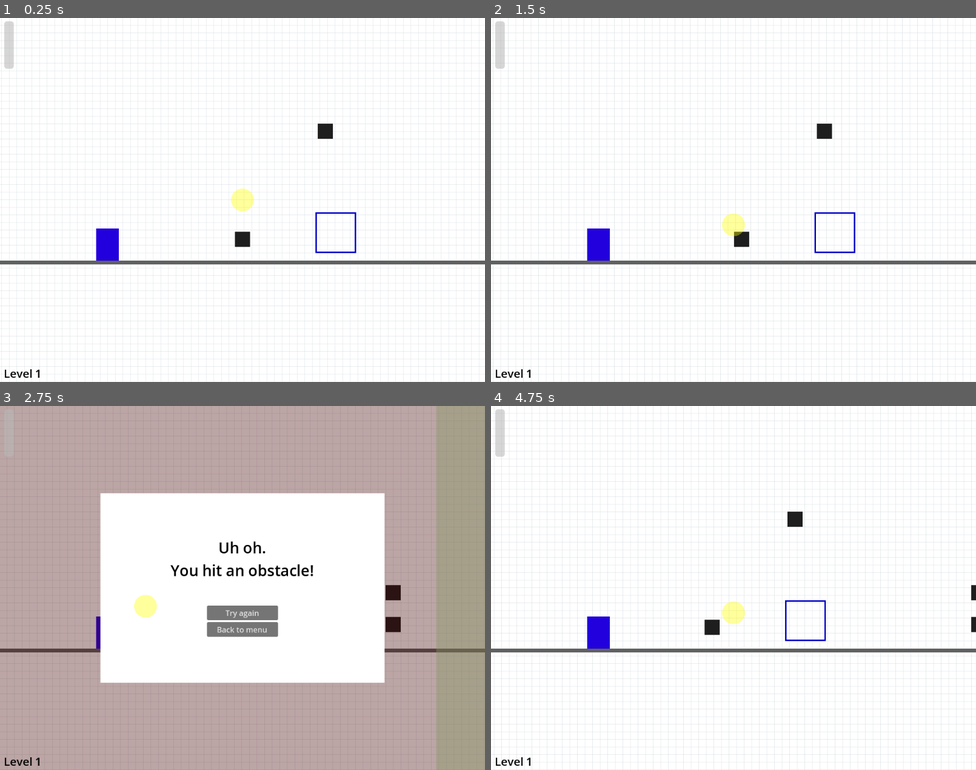
Above: before the commit, frames 1-4 (two rows, left to right).
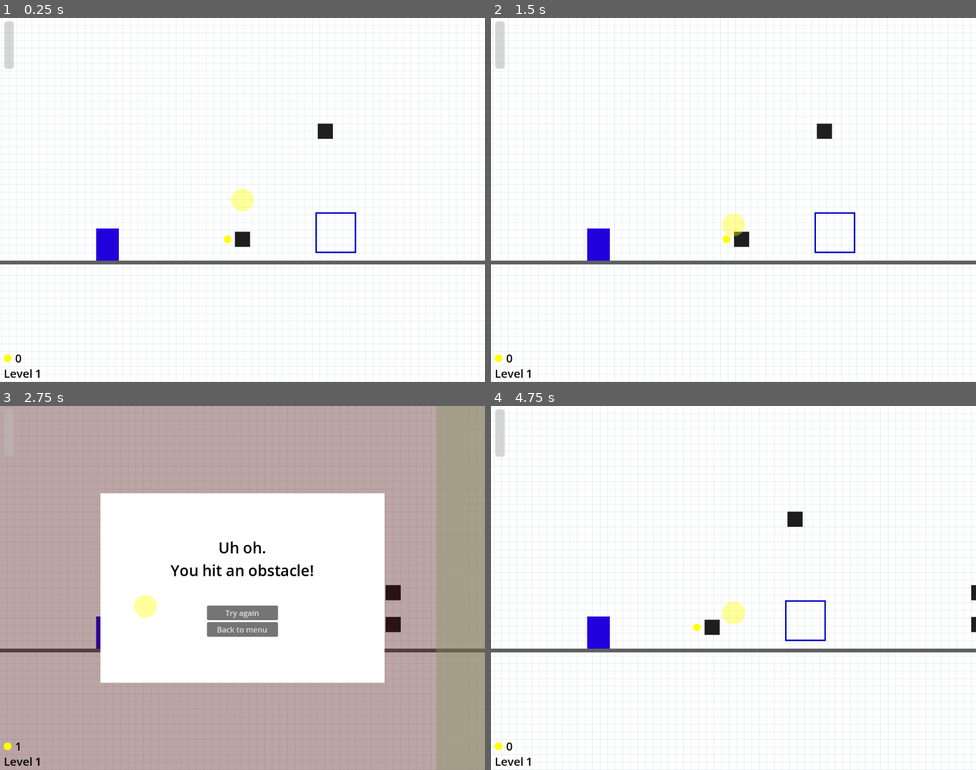
Above: after the commit, the same moments.

Repository: EmilePerron/godot-wild-jam-78
Game: Godot game, scene res://game_scene.tscn
Two runs of this game, one before a commit and one after it. Both use one fixed random seed, a clock stepped at 60 frames per second and the inputs below.
Inputs (mouse positions are in pixels of both pictures, inside the frame that each line leads up to):
- Up to frame 1 (0.25 s): no input
- Up to frame 2 (1.5 s): tap Enter (ui_accept) at 0.5, 0.77 s; click (733, 200) at 0.67 s; click "Try again" at 1.25 s
- Up to frame 3 (2.75 s): move the mouse to (145, 606) at 2.02 s; click (145, 606) at 2.17 s; tap Enter (ui_accept) at 2.27 s
- Up to frame 4 (4.75 s): click "Try again" at 2.75 s; move the mouse to (782, 507) at 3.52 s; click (782, 507) at 3.67 s; click "Try again" at 4.25 s

The runs differ from the first frame. In frame 1, less than 0.1% of the frame differs, in the area x 0-48%, y 59-95%; in frame 2, less than 0.1%, in the area x 0-50%, y 59-95%; in frame 3, less than 0.1%; in frame 4, less than 0.1%.

Commit message:
add money

Diff:
--- /dev/null
+++ b/coin.tscn
@@ -0,0 +1,21 @@
+[gd_scene load_steps=4 format=3 uid="uid://bgomyojoa86d7"]
+
+[ext_resource type="Script" path="res://levels/coin.gd" id="1_6hcuy"]
+[ext_resource type="Texture2D" uid="uid://g7ghmq6j1uhq" path="res://assets/yellow_circle.svg" id="2_qwdp3"]
+
+[sub_resource type="CircleShape2D" id="CircleShape2D_nq0lj"]
+radius = 8.0
+
+[node name="Coin" type="Node2D"]
+script = ExtResource("1_6hcuy")
+
+[node name="Sprite2D" type="Sprite2D" parent="."]
+scale = Vector2(0.04, 0.04)
+texture = ExtResource("2_qwdp3")
+
+[node name="Area2D" type="Area2D" parent="."]
+
+[node name="CollisionShape2D" type="CollisionShape2D" parent="Area2D"]
+shape = SubResource("CircleShape2D_nq0lj")
+
+[connection signal="body_entered" from="Area2D" to="." method="_on_area_2d_body_entered"]
--- a/game_manager.gd
+++ b/game_manager.gd
@@ -7,6 +7,7 @@
 static var instance: GameManager
 
 var _game_is_active := true
+var _money_at_start_of_level := 0
 
 @export var level_completed_overlay: Control
 @export var level_failed_overlay: Control
@@ -59,6 +60,7 @@
 
 
 func load_next_level() -> void:
+	_money_at_start_of_level = Money.get_money()
 	load_level(_current_level.level_number + 1)
 
 
@@ -96,4 +98,5 @@
 
 
 func restart_current_level() -> void:
+	Money.set_money(_money_at_start_of_level)
 	load_level(_current_level.level_number)
--- a/game_scene.tscn
+++ b/game_scene.tscn
@@ -7,6 +7,8 @@
 [ext_resource type="Script" path="res://eraser_cursor.gd" id="5_iacd0"]
 [ext_resource type="Script" path="res://eraser_counter.gd" id="6_mua3w"]
 [ext_resource type="Script" path="res://out_of_bounds_area.gd" id="7_8bbpv"]
+[ext_resource type="Script" path="res://money_label.gd" id="7_hel73"]
+[ext_resource type="Script" path="res://money.gd" id="8_qnedn"]
 
 [sub_resource type="CapsuleShape2D" id="CapsuleShape2D_bxn4m"]
 radius = 24.0
@@ -265,6 +267,20 @@
 text = "Level 1"
 label_settings = SubResource("LabelSettings_xe1pq")
 
+[node name="MoneyLabel" type="Label" parent="UI"]
+offset_left = -195.0
+offset_top = 189.0
+offset_right = -115.0
+offset_bottom = 223.0
+text = "0"
+label_settings = SubResource("LabelSettings_xe1pq")
+script = ExtResource("7_hel73")
+
+[node name="Sprite2D" type="Sprite2D" parent="UI/MoneyLabel"]
+position = Vector2(-16, 17)
+scale = Vector2(0.04, 0.04)
+texture = ExtResource("5_hdlq8")
+
 [node name="OutOfBoundsArea" type="Area2D" parent="."]
 script = ExtResource("7_8bbpv")
 
@@ -275,6 +291,11 @@
 [node name="CollisionShape2D2" type="CollisionShape2D" parent="OutOfBoundsArea"]
 position = Vector2(15734.5, 872.75)
 shape = SubResource("RectangleShape2D_4xaui")
+
+[node name="State" type="Node" parent="."]
+
+[node name="Money" type="Node" parent="State"]
+script = ExtResource("8_qnedn")
 
 [connection signal="pressed" from="Camera2D/LevelCompletedOverlay/CenterContainer/Modal/VBoxContainer/NextButton" to="." method="load_next_level"]
 [connection signal="pressed" from="Camera2D/LevelFailedOverlay/CenterContainer/Modal/VBoxContainer/TryAgainButton" to="." method="restart_current_level"]
@@ -282,3 +303,4 @@
 [connection signal="area_exited" from="UI/EraserCursor/EraserArea2D" to="UI/EraserCursor" method="_on_eraser_area_2d_area_exited"]
 [connection signal="input_event" from="UI/EraserCursor/EraserArea2D" to="UI/EraserCursor" method="_on_eraser_area_2d_input_event"]
 [connection signal="body_entered" from="OutOfBoundsArea" to="OutOfBoundsArea" method="_on_body_entered"]
+[connection signal="money_updated" from="State/Money" to="UI/MoneyLabel" method="_on_money_money_updated"]
--- /dev/null
+++ b/levels/coin.gd
@@ -0,0 +1,12 @@
+extends Node2D
+class_name Coin
+
+
+func collect() -> void:
+	Money.gain(1)
+	self.queue_free()
+
+
+func _on_area_2d_body_entered(body: Node2D) -> void:
+	if body.name == "Player":
+		collect()
--- a/levels/level_01.tscn
+++ b/levels/level_01.tscn
@@ -1,10 +1,11 @@
-[gd_scene load_steps=7 format=3 uid="uid://cp8erxw60ltvb"]
+[gd_scene load_steps=8 format=3 uid="uid://cp8erxw60ltvb"]
 
 [ext_resource type="Script" path="res://level.gd" id="1_rqyhv"]
 [ext_resource type="Texture2D" uid="uid://dfg08e31v64vb" path="res://assets/cell.svg" id="2_bsl8d"]
 [ext_resource type="PackedScene" uid="uid://br6g6ah8hgvd0" path="res://obstacle.tscn" id="3_a7euj"]
 [ext_resource type="PackedScene" uid="uid://dyvakus2uhyay" path="res://block.tscn" id="3_vj5xm"]
 [ext_resource type="PackedScene" uid="uid://nrv00khg2246" path="res://victory_area.tscn" id="5_lxqyh"]
+[ext_resource type="PackedScene" uid="uid://bgomyojoa86d7" path="res://coin.tscn" id="5_q07l5"]
 
 [sub_resource type="SegmentShape2D" id="SegmentShape2D_k7hj2"]
 a = Vector2(-240, 0)
@@ -56,6 +57,11 @@
 [node name="Obstacle4" parent="Obstacles" instance=ExtResource("3_a7euj")]
 position = Vector2(911, -118)
 
+[node name="Coins" type="Node2D" parent="."]
+
+[node name="Coin" parent="Coins" instance=ExtResource("5_q07l5")]
+position = Vector2(316, -45)
+
 [node name="VictoryArea2D" parent="." instance=ExtResource("5_lxqyh")]
 
 [node name="CollisionShape2D" parent="VictoryArea2D" index="0"]
--- a/levels/level_02.tscn
+++ b/levels/level_02.tscn
@@ -1,8 +1,9 @@
-[gd_scene load_steps=6 format=3 uid="uid://ddkw4hlw0b3ua"]
+[gd_scene load_steps=7 format=3 uid="uid://ddkw4hlw0b3ua"]
 
 [ext_resource type="Script" path="res://level.gd" id="1_6d627"]
 [ext_resource type="Texture2D" uid="uid://dfg08e31v64vb" path="res://assets/cell.svg" id="2_dwq78"]
 [ext_resource type="PackedScene" uid="uid://br6g6ah8hgvd0" path="res://obstacle.tscn" id="3_e00df"]
+[ext_resource type="PackedScene" uid="uid://bgomyojoa86d7" path="res://coin.tscn" id="4_dqg5c"]
 [ext_resource type="PackedScene" uid="uid://nrv00khg2246" path="res://victory_area.tscn" id="5_xia0m"]
 
 [sub_resource type="SegmentShape2D" id="SegmentShape2D_k7hj2"]
@@ -50,6 +51,11 @@
 [node name="Obstacle4" parent="Obstacles" instance=ExtResource("3_e00df")]
 position = Vector2(911, -118)
 
+[node name="Coins" type="Node2D" parent="."]
+
+[node name="Coin" parent="Coins" instance=ExtResource("4_dqg5c")]
+position = Vector2(942, -120)
+
 [node name="VictoryArea2D" parent="." instance=ExtResource("5_xia0m")]
 
 [node name="CollisionShape2D" parent="VictoryArea2D" index="0"]
--- a/levels/level_template.tscn
+++ b/levels/level_template.tscn
@@ -1,9 +1,11 @@
-[gd_scene load_steps=6 format=3 uid="uid://dti3jikpaeejb"]
+[gd_scene load_steps=8 format=3 uid="uid://dti3jikpaeejb"]
 
 [ext_resource type="Script" path="res://level.gd" id="1_dum5m"]
 [ext_resource type="Texture2D" uid="uid://dfg08e31v64vb" path="res://assets/cell.svg" id="2_o8xxy"]
+[ext_resource type="PackedScene" uid="uid://dyvakus2uhyay" path="res://block.tscn" id="3_25t62"]
 [ext_resource type="PackedScene" uid="uid://br6g6ah8hgvd0" path="res://obstacle.tscn" id="3_a3rhe"]
 [ext_resource type="PackedScene" uid="uid://nrv00khg2246" path="res://victory_area.tscn" id="5_1xwnk"]
+[ext_resource type="PackedScene" uid="uid://bgomyojoa86d7" path="res://coin.tscn" id="5_iovwg"]
 
 [sub_resource type="SegmentShape2D" id="SegmentShape2D_k7hj2"]
 a = Vector2(-240, 0)
@@ -35,6 +37,11 @@
 width = 8.0
 default_color = Color(0.376028, 0.376029, 0.376028, 1)
 
+[node name="Blocks" type="Node2D" parent="."]
+
+[node name="Block" parent="Blocks" instance=ExtResource("3_25t62")]
+position = Vector2(545, -59)
+
 [node name="Obstacles" type="Node2D" parent="."]
 
 [node name="Obstacle" parent="Obstacles" instance=ExtResource("3_a3rhe")]
@@ -49,6 +56,11 @@
 [node name="Obstacle4" parent="Obstacles" instance=ExtResource("3_a3rhe")]
 position = Vector2(911, -118)
 
+[node name="Coins" type="Node2D" parent="."]
+
+[node name="Coin" parent="Coins" instance=ExtResource("5_iovwg")]
+position = Vector2(237, -46)
+
 [node name="VictoryArea2D" parent="." instance=ExtResource("5_1xwnk")]
 
 [node name="CollisionShape2D" parent="VictoryArea2D" index="0"]
--- /dev/null
+++ b/money.gd
@@ -0,0 +1,38 @@
+extends Node
+class_name Money
+
+signal money_updated(money: int)
+
+static var _instance: Money
+
+@export var coins: int = 0:
+	set(value):
+		var has_changed = value != coins
+		coins = value
+
+		if has_changed:
+			_instance.money_updated.emit(coins)
+
+
+func _ready() -> void:
+	_instance = self
+
+
+static func gain(count: int) -> void:
+	_instance.coins += count
+
+
+static func has(count: int) -> bool:
+	return count <= _instance.coins
+
+
+static func spend(count: int) -> void:
+	_instance.coins -= count
+
+
+static func set_money(money: int) -> void:
+	_instance.coins = money
+
+
+static func get_money() -> int:
+	return _instance.coins
--- /dev/null
+++ b/money_label.gd
@@ -0,0 +1,5 @@
+extends Label
+
+
+func _on_money_money_updated(money: int) -> void:
+	text = str(money)
Not shown: 1 places in game_scene.tscn that only renumber resources
